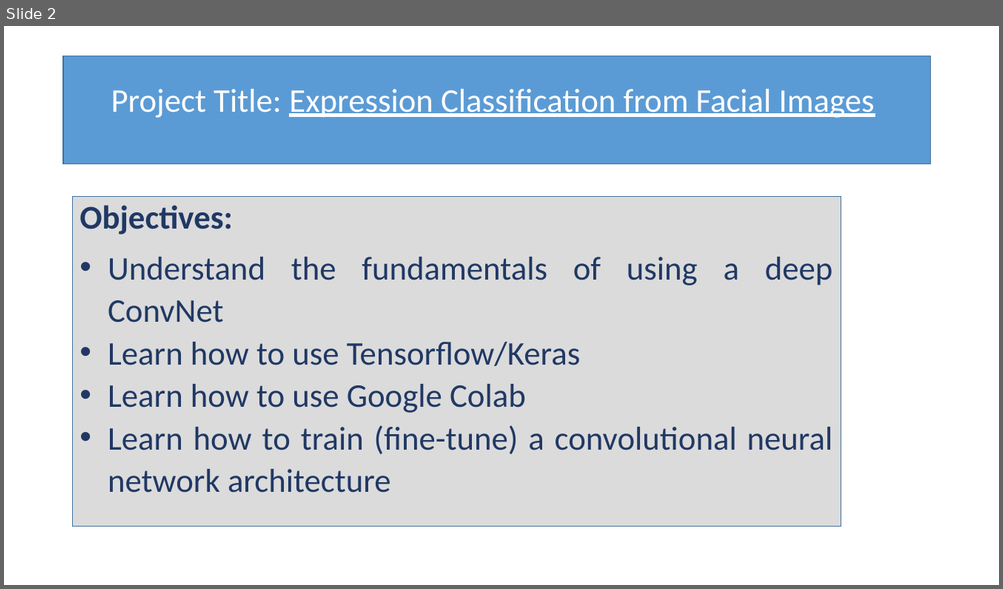
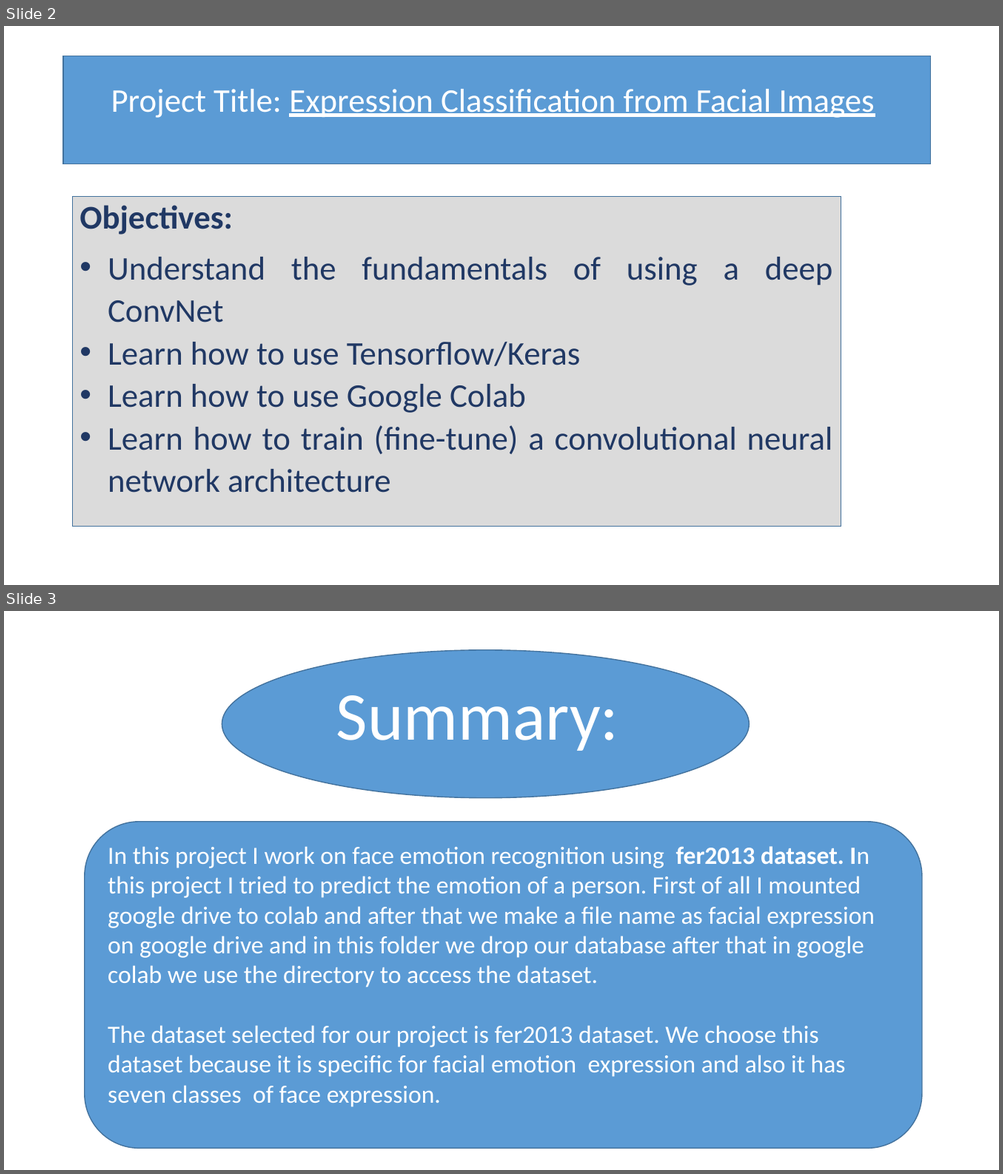
Before and after one commit to mureed-hussain-droty/CV_project, a slide deck: Computer Vision.pptx. Shown one above the other, each under a label of ours: slide 2 before the commit, slides 2 and 3 after it. The pictures are 1003x589 and 1003x1174 pixels, drawn with LibreOffice and Linux fonts; fonts in the diff are those of the drawing. Boxes give left, top, right and bottom in pixels: in the first picture for what was removed or moved away, otherwise in the second. Text is boxed around its words. In the diff, an @@ line names an element or a change of style, - is before the commit and + after.

Commit message:
Add files via upload
after some edits

```diff
--- a/Computer Vision.pptx
+++ b/Computer Vision.pptx
@@ slide 3 added at (4,611,999,1170), background #FFFFFF @@
@@ ellipse added at (222,649,748,797), fill #5B9BD5, outline #43739E 1 pt, 66 pt, text #FFFFFF @@
+Summary:
@@ rounded rectangle added at (85,822,922,1149), fill #5B9BD5, outline #43739E 1 pt, 24 pt, text #FFFFFF @@
+In this project I work on face emotion recognition using fer2013 dataset. In this project I tried to predict the emotion of a person. First of all I mounted google drive to colab and after that we make a file name as facial expression on google drive and in this folder we drop our database after that in google colab we use the directory to access the dataset.
+The dataset selected for our project is fer2013 dataset. We choose this dataset because it is specific for facial emotion expression and also it has seven classes of face expression.
```
Also in this commit, not shown: 1 slide changed, 4 other slides added, 1 slide removed.
